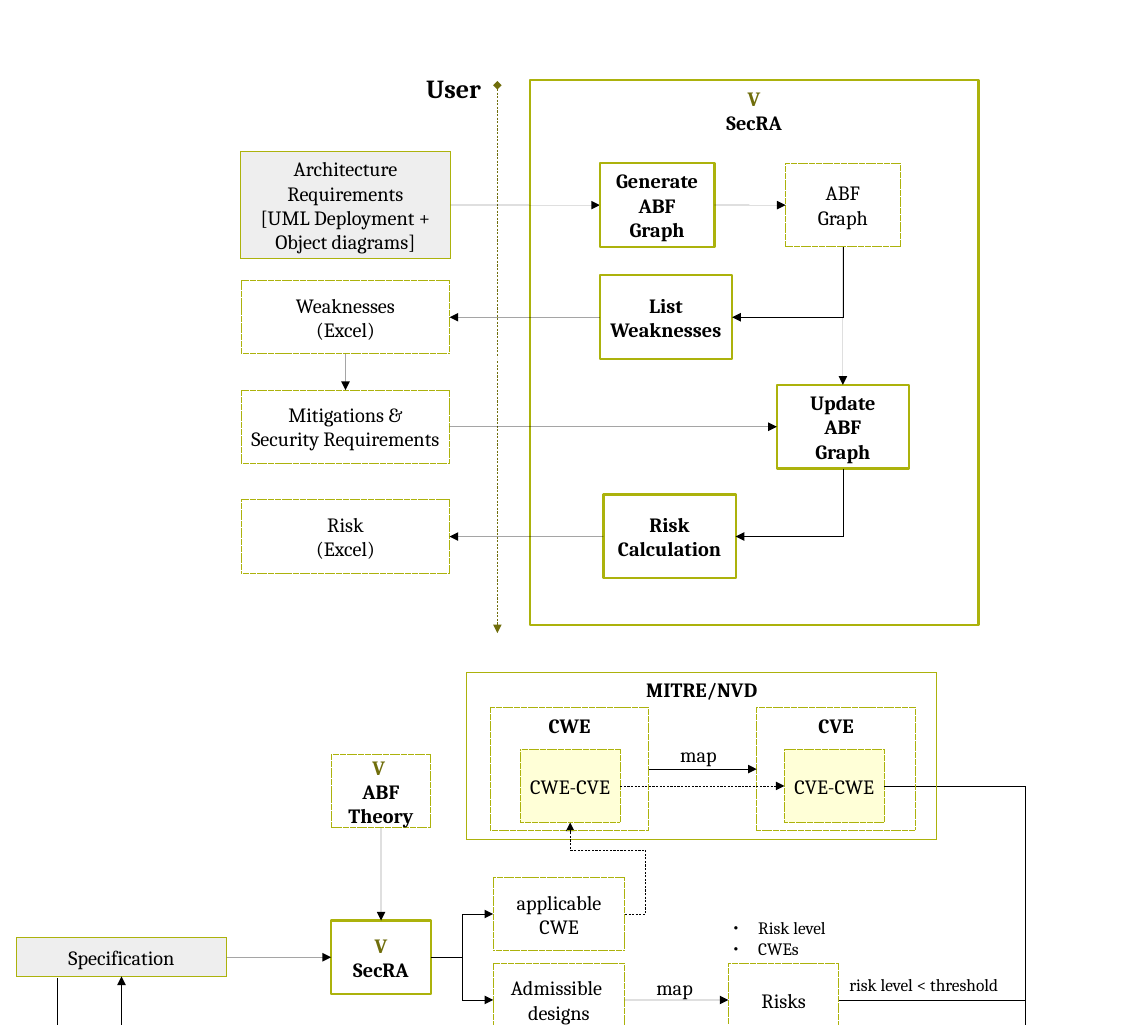
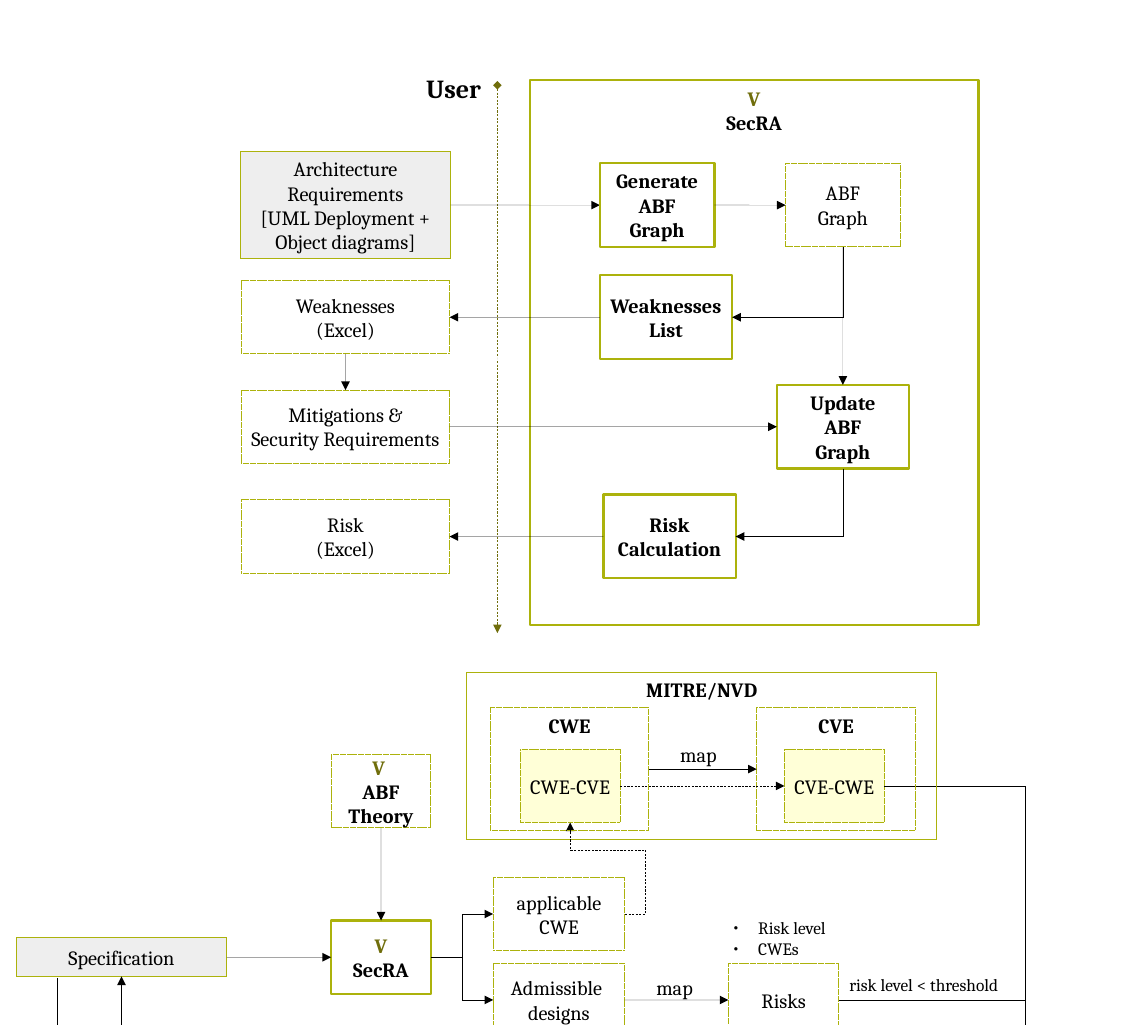
Before and after one commit to v-research/cybersecurity, a slide deck: slide 24 of images/v-research_images_v1.0.odp. Drawn at 1148x1025 pixels with LibreOffice and Linux fonts; fonts in the diff are those of the drawing. Boxes give left, top, right and bottom in pixels: in the first picture for what was removed or moved away, otherwise in the second. Text is boxed around its words. In the diff, an @@ line names an element or a change of style, - is before the commit and + after.

Commit message:
minor changes

```diff
--- a/images/v-research_images_v1.0.odp
+++ b/images/v-research_images_v1.0.odp
@@ text in rectangle at [610, 299, 721, 313]: paragraph added @@
+Weaknesses
@@ text in rectangle at [610, 323, 721, 337]: paragraph removed @@
-Weaknesses
```
